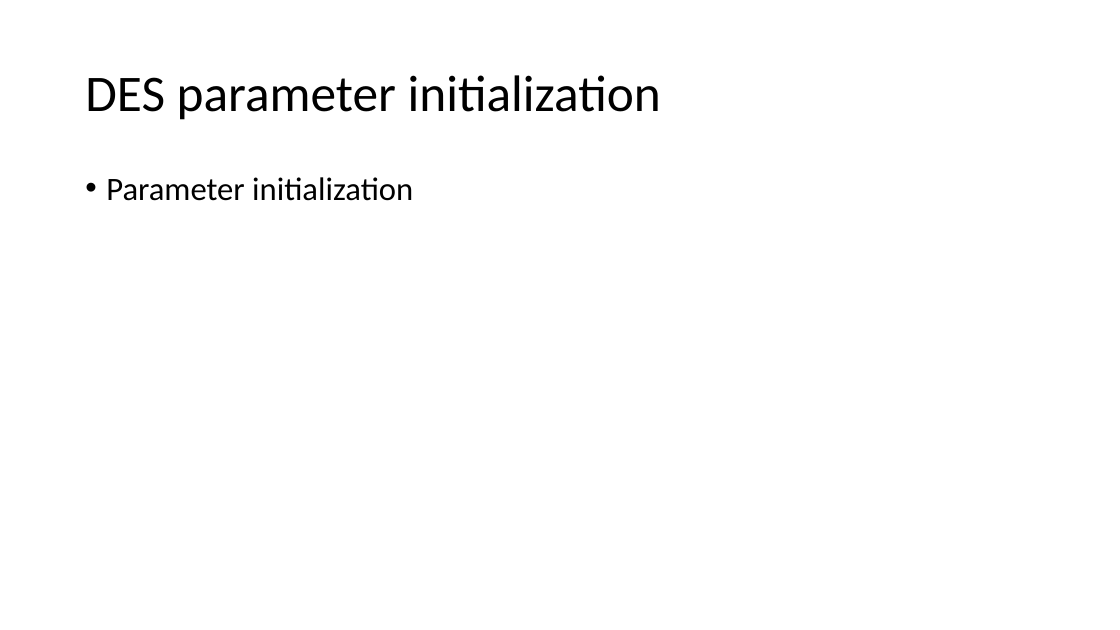
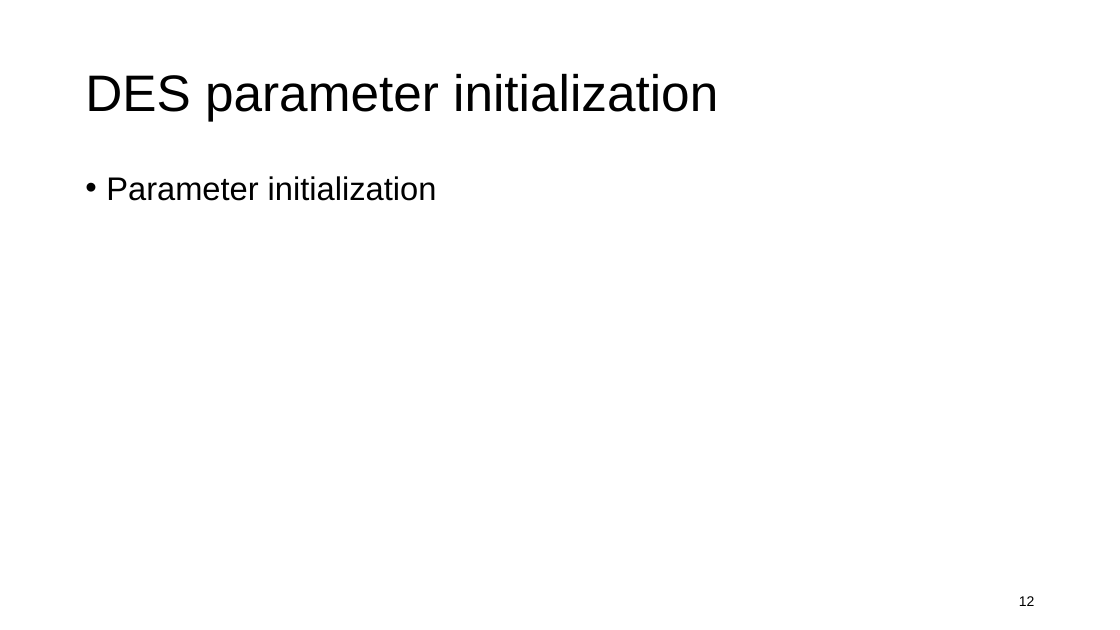
Before and after one commit to kawin7538/ds_hospital_project, a slide deck: slide 12 of memo_presentation/memo.pptx (slide 11 before the commit). Drawn at 1120x630 pixels with LibreOffice and Linux fonts; fonts in the diff are those of the drawing. Boxes give left, top, right and bottom in pixels: in the first picture for what was removed or moved away, otherwise in the second. Text is boxed around its words. In the diff, an @@ line names an element or a change of style, - is before the commit and + after.

```diff
--- a/memo_presentation/memo.pptx
+++ b/memo_presentation/memo.pptx
@@ title "DES parameter initialization" at (x1=85, y1=73, x2=718, y2=121): font Calibri to Arial @@
@@ text "Parameter initialization" at (x1=106, y1=176, x2=437, y2=201): font Calibri to Arial @@
@@ page number added at (x1=1019, y1=596, x2=1035, y2=606), 12 pt, text #000000 @@
+12
```
Also in this commit, not shown: 12 other slides changed, 2 slides added, 1 slide removed, 5 other files.
